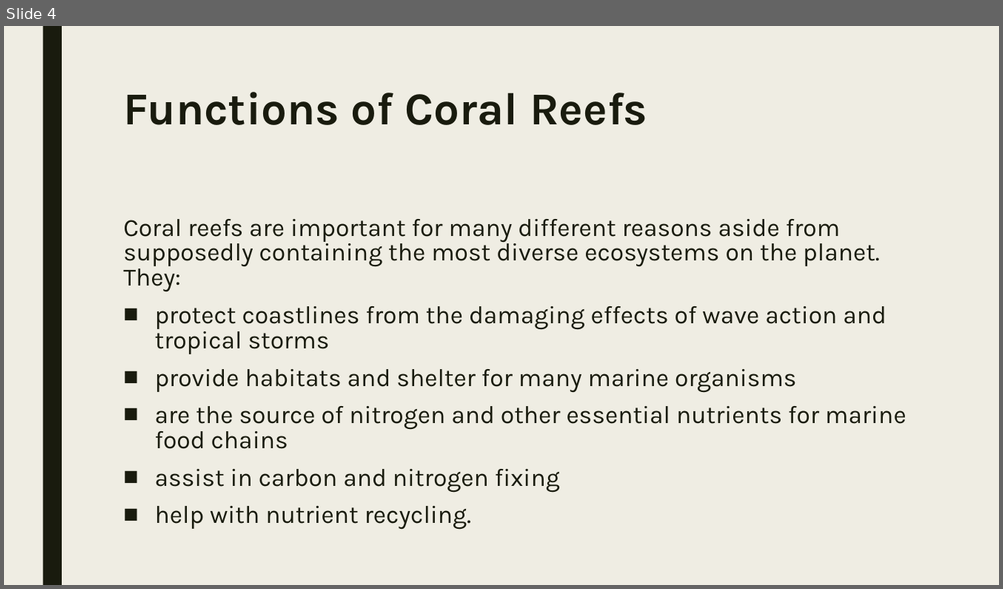
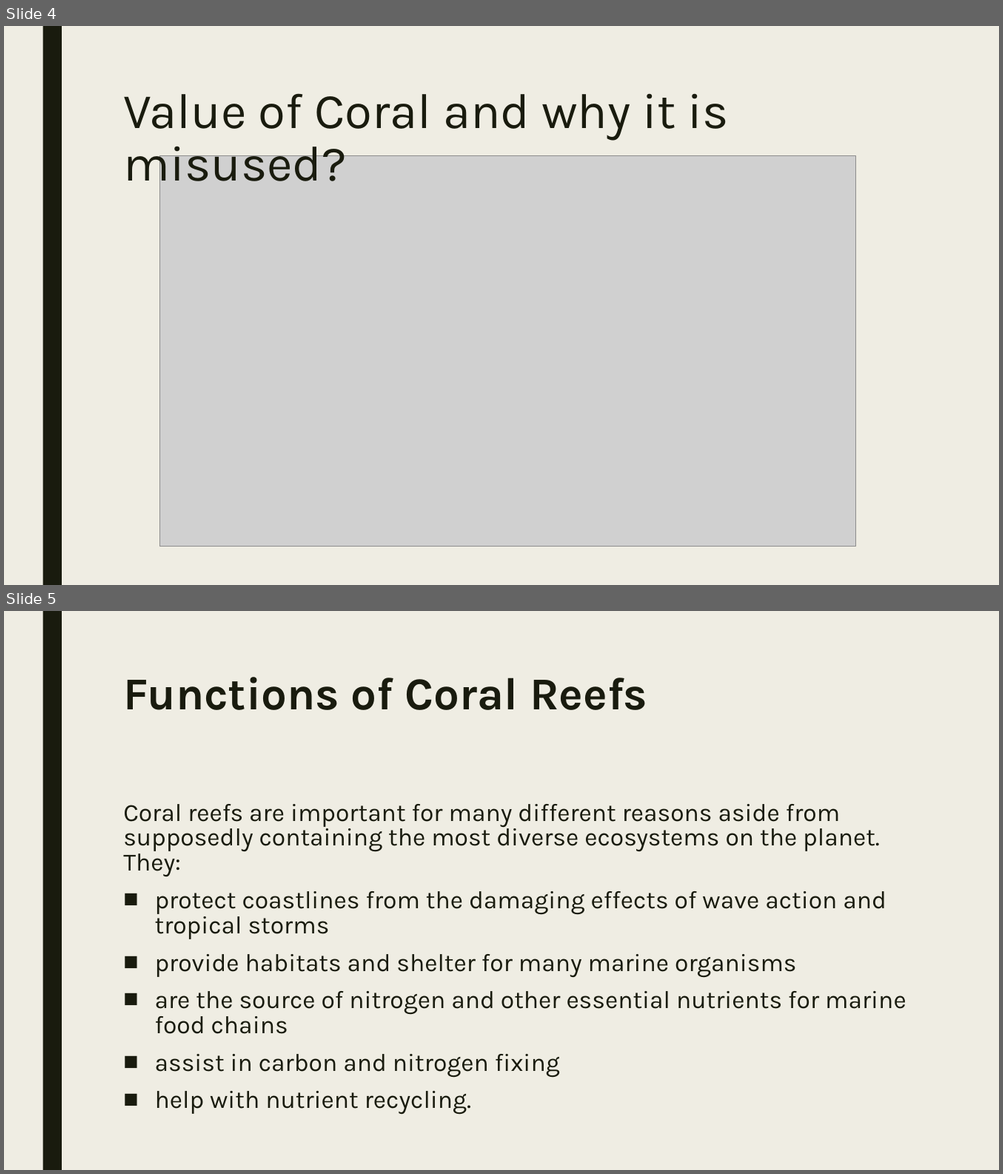
Before and after one commit to shubham0008/CoralProtect, a slide deck: readme/CoralProtect.pptx. Shown one above the other, each under a label of ours: slide 4 before the commit, slides 4 and 5 after it. The pictures are 1003x589 and 1003x1174 pixels, drawn with LibreOffice and Linux fonts; fonts in the diff are those of the drawing; grey boxes stand for pictures. Boxes give left, top, right and bottom in pixels: in the first picture for what was removed or moved away, otherwise in the second. Text is boxed around its words. In the diff, an @@ line names an element or a change of style, - is before the commit and + after.

Commit message:
updated-ppt

```diff
--- a/readme/CoralProtect.pptx
+++ b/readme/CoralProtect.pptx
@@ slide 4 added at (4,26,999,585), background #EFEDE3; not listed: 1 template element that a slide beside it also shows @@
@@ title added at (123,93,728,194), 48 pt, text #191B0E @@
+Value of Coral and why it is misused?
@@ picture added at (160,156,855,547) @@
@@ what was slide 4 is now slide 5 @@
```
Also in this commit, not shown: 3 slides changed, 7 other files.
